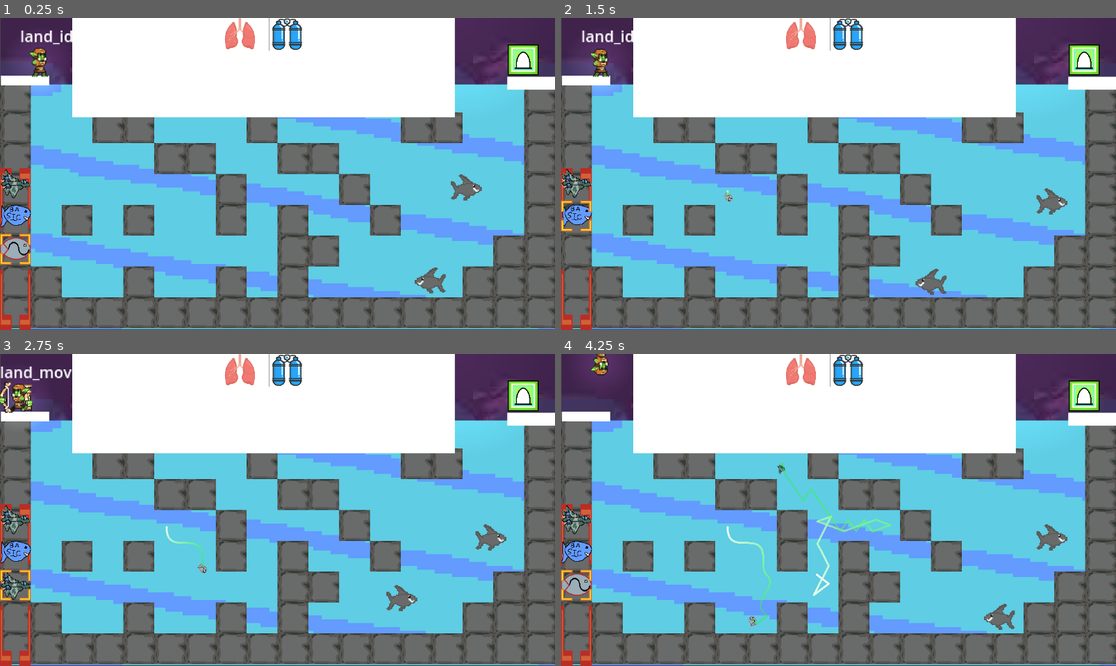
Above: before the commit, frames 1-4 (two rows, left to right).
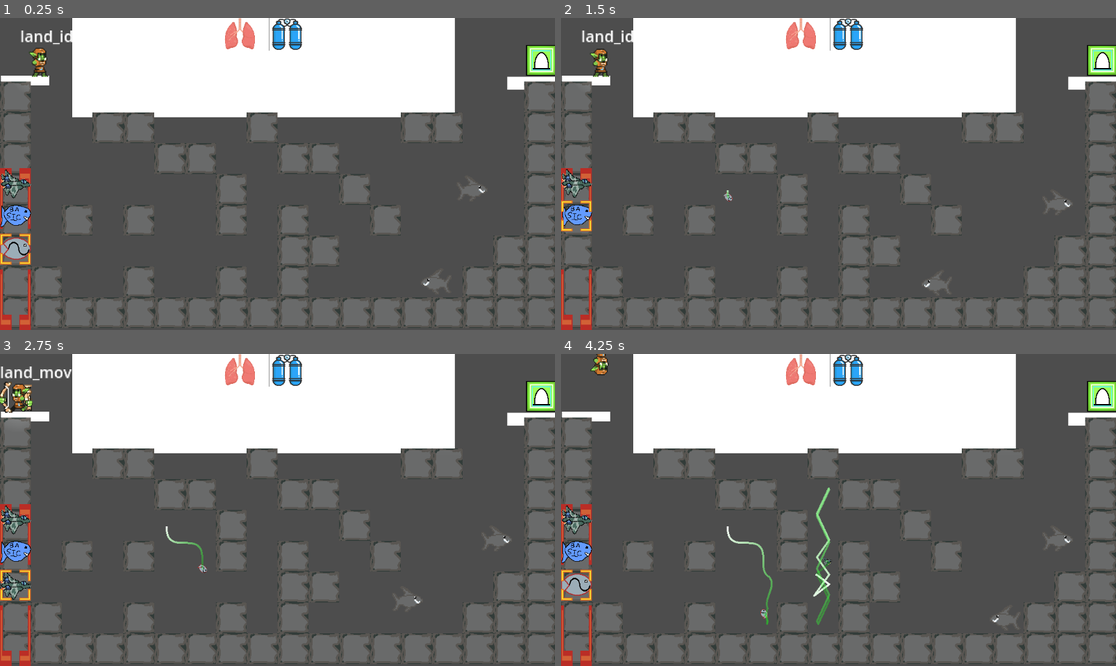
Above: after the commit, the same moments.

Repository: LuBolin/CaveDiver
Game: Godot game, scene res://levels/sandbox.tscn
Two runs of this game, one before a commit and one after it. Both use one fixed random seed, a clock stepped at 60 frames per second and the inputs below.
Inputs (mouse positions are in pixels of both pictures, inside the frame that each line leads up to):
- Up to frame 1 (0.25 s): no input
- Up to frame 2 (1.5 s): tap Enter at 0.5 s; drag from (577, 248) to (838, 208) at 0.52 s; drag from (727, 189) to (838, 208) at 1.27 s
- Up to frame 3 (2.75 s): move the mouse to (333, 441) at 2.02 s; hold A (move_left) from 2.03 s (still down); tap 3 at 2.1 s
- Up to frame 4 (4.25 s): release A (move_left) at 2.75 s; drag from (810, 572) to (1049, 541) at 2.77 s; move the mouse to (1005, 556) at 3.52 s; hold D (move_right) from 3.53 s (still down); tap 2 at 3.6 s; tap Space (jump) at 3.77 s

The runs differ from the first frame. In frame 1, 47% of the frame differs, in the area x 0-100%, y 0-100%; in frame 2, 47%; in frame 3, 46%; in frame 4, 47%.
Error after the commit: Cannot call method 'overlaps_area' on a null value. (res://objects/player/Player.gd:49)

Commit message:
hot-cold update

Diff:
--- a/levels/sandbox.tscn
+++ b/levels/sandbox.tscn
@@ -32,71 +32,72 @@
 [node name="Misc" type="Node2D" parent="."]
 
 [node name="Background" type="Sprite2D" parent="Misc"]
+visible = false
 position = Vector2(1.49997, -7.00003)
 scale = Vector2(4.53937, 3.32323)
 texture = ExtResource("1_o2xs0")
 
 [node name="Camera2D" type="Camera2D" parent="Misc"]
 
-[node name="Waters_Area" type="Area2D" parent="."]
+[node name="World" type="Node2D" parent="."]
+
+[node name="Background" type="Sprite2D" parent="World"]
+visible = false
+position = Vector2(1.5, 68.0001)
+scale = Vector2(18.0156, 7.9375)
+texture = ExtResource("1_1w25g")
+
+[node name="Water_Area" type="Area2D" parent="World"]
 position = Vector2(0, 100)
 collision_mask = 2
 script = ExtResource("3_hlkok")
 
-[node name="Background" type="Sprite2D" parent="Waters_Area"]
-position = Vector2(1.5, -31.9999)
-scale = Vector2(18.0156, 7.9375)
-texture = ExtResource("1_1w25g")
-
-[node name="CollisionShape2D" type="CollisionShape2D" parent="Waters_Area"]
+[node name="CollisionShape2D" type="CollisionShape2D" parent="World/Water_Area"]
 position = Vector2(0, -31)
 shape = SubResource("RectangleShape2D_ia8c6")
 
-[node name="Waters" type="TileMap" parent="."]
+[node name="Terrain" type="StaticBody2D" parent="World"]
+position = Vector2(-524, -194)
+
+[node name="CollisionShape2D" type="CollisionShape2D" parent="World/Terrain"]
+shape = SubResource("RectangleShape2D_plha0")
+debug_color = Color(0.584314, 0.294118, 0, 0.419608)
+
+[node name="MeshInstance2D" type="MeshInstance2D" parent="World/Terrain"]
+mesh = SubResource("QuadMesh_rwhld")
+
+[node name="MeshInstance2D2" type="MeshInstance2D" parent="World/Terrain"]
+position = Vector2(495, -41.5)
+scale = Vector2(7.94, 11.75)
+mesh = SubResource("QuadMesh_rwhld")
+
+[node name="MeshInstance2D3" type="MeshInstance2D" parent="World/Terrain"]
+position = Vector2(1052, 6)
+scale = Vector2(1.0275, 1.35)
+mesh = SubResource("QuadMesh_rwhld")
+
+[node name="CollisionShape2D2" type="CollisionShape2D" parent="World/Terrain"]
+position = Vector2(494.5, -42)
+shape = SubResource("RectangleShape2D_yvpmd")
+debug_color = Color(0.419608, 0.231373, 0.0392157, 0.419608)
+
+[node name="CollisionShape2D3" type="CollisionShape2D" parent="World/Terrain"]
+position = Vector2(1051, 8)
+shape = SubResource("RectangleShape2D_in1fv")
+debug_color = Color(0.278431, 0.137255, 0.0470588, 0.419608)
+
+[node name="Tilemap" type="TileMap" parent="World"]
 tile_set = ExtResource("2_vbfiw")
 format = 2
 layer_0/tile_data = PackedInt32Array(-65545, 3, 0, -9, 3, 0, 65527, 3, 0, 131063, 3, 0, 196599, 3, 0, 262135, 3, 0, 327 …(693 unchanged characters)…
 
-[node name="Land" type="StaticBody2D" parent="."]
-position = Vector2(-524, -194)
-
-[node name="CollisionShape2D" type="CollisionShape2D" parent="Land"]
-shape = SubResource("RectangleShape2D_plha0")
-debug_color = Color(0.584314, 0.294118, 0, 0.419608)
-
-[node name="MeshInstance2D" type="MeshInstance2D" parent="Land"]
-mesh = SubResource("QuadMesh_rwhld")
-
-[node name="MeshInstance2D2" type="MeshInstance2D" parent="Land"]
-position = Vector2(495, -41.5)
-scale = Vector2(7.94, 11.75)
-mesh = SubResource("QuadMesh_rwhld")
-
-[node name="MeshInstance2D3" type="MeshInstance2D" parent="Land"]
-position = Vector2(1052, 6)
-scale = Vector2(1.0275, 1.35)
-mesh = SubResource("QuadMesh_rwhld")
-
-[node name="CollisionShape2D2" type="CollisionShape2D" parent="Land"]
-position = Vector2(494.5, -42)
-shape = SubResource("RectangleShape2D_yvpmd")
-debug_color = Color(0.419608, 0.231373, 0.0392157, 0.419608)
-
-[node name="CollisionShape2D3" type="CollisionShape2D" parent="Land"]
-position = Vector2(1051, 8)
-shape = SubResource("RectangleShape2D_in1fv")
-debug_color = Color(0.278431, 0.137255, 0.0470588, 0.419608)
-
-[node name="Darkness" type="DirectionalLight2D" parent="."]
-visible = false
-color = Color(0, 0, 0, 1)
-blend_mode = 2
-shadow_enabled = true
+[node name="Escape" parent="World" instance=ExtResource("8_xe23b")]
+position = Vector2(548, -236)
 
 [node name="Entities" type="Node2D" parent="."]
 
 [node name="Shark" parent="Entities" instance=ExtResource("5_iqw21")]
-position = Vector2(167, 229)
+position = Vector2(179, 231)
 
 [node name="Shark" parent="Entities/Shark" index="0"]
 speed = 100.0
@@ -105,7 +106,7 @@
 points = PackedVector2Array(173, -3, 0, 0, 157, -70)
 
 [node name="Shark2" parent="Entities" instance=ExtResource("5_iqw21")]
-position = Vector2(291, -25)
+position = Vector2(303, -23)
 
 [node name="Shark" parent="Entities/Shark2" index="0"]
 speed = 500.0
@@ -113,9 +114,6 @@
 [node name="PatrolRoute" parent="Entities/Shark2" index="1"]
 points = PackedVector2Array(0, 0, 150, 86)
 closed = false
-
-[node name="Escape" parent="Entities" instance=ExtResource("8_xe23b")]
-position = Vector2(510, -237)
 
 [node name="PointLight2D" type="PointLight2D" parent="Entities"]
 position = Vector2(373, -323)
@@ -129,6 +127,13 @@
 [node name="AmmoPouch" parent="Player/CanvasLayer" index="0"]
 initial_fishes = Array[PackedScene]([ExtResource("5_v5wh8"), ExtResource("6_gsmd7"), ExtResource("7_0wkr4")])
 
+[node name="Darkness" type="DirectionalLight2D" parent="."]
+visible = false
+color = Color(0, 0, 0, 1)
+energy = 0.5
+blend_mode = 2
+shadow_enabled = true
+
 [editable path="Entities/Shark"]
 [editable path="Entities/Shark2"]
 [editable path="Player"]
--- a/objects/fish/FishTypes/FishTypeJet.gd
+++ b/objects/fish/FishTypes/FishTypeJet.gd
@@ -9,7 +9,7 @@
 var multiplier : float = 10
 var decayRate : float = 0.99
 func move_function(velocity : Vector2, delta) -> Vector2:
-	multiplier = multiplier * decayRate
+	multiplier = multiplier * (decayRate ** (1.0-delta))
 	return velocity * multiplier
 
 ## Define what should be done on collision with a KinematicCollision2D object
--- a/objects/fish/basicfish.tscn
+++ b/objects/fish/basicfish.tscn
@@ -6,9 +6,11 @@
 [ext_resource type="Texture2D" uid="uid://bbbu5tx8ems36" path="res://resources/sprites/fish-sprite-temp.png" id="3_1jc62"]
 [ext_resource type="Script" path="res://objects/fish/fish-scripts/FishSprite.gd" id="4_hr26h"]
 [ext_resource type="Script" path="res://objects/fish/fish-scripts/FishTrail.gd" id="5_0m811"]
+[ext_resource type="Texture2D" uid="uid://bteqkxejmlhbm" path="res://resources/sprites/light_circle.png" id="7_ns16v"]
+[ext_resource type="Script" path="res://objects/fish/hot-cold.gd" id="8_17f7x"]
 
 [sub_resource type="CircleShape2D" id="CircleShape2D_tup3n"]
-radius = 67.42
+radius = 64.0
 
 [sub_resource type="CanvasItemMaterial" id="CanvasItemMaterial_4ngiv"]
 light_mode = 1
@@ -43,3 +45,8 @@
 begin_cap_mode = 2
 end_cap_mode = 2
 script = ExtResource("5_0m811")
+
+[node name="OxygenLight" type="PointLight2D" parent="."]
+texture = ExtResource("7_ns16v")
+texture_scale = 5.0
+script = ExtResource("8_17f7x")
--- a/objects/fish/fish-scripts/Fish.gd
+++ b/objects/fish/fish-scripts/Fish.gd
@@ -9,6 +9,7 @@
 @export var fish_texture: Texture2D
 @export var sprite : Sprite2D
 @export var fish_trail : FishTrail
+@onready var oxygen_light: PointLight2D = $OxygenLight
 
 var live : bool
 
--- /dev/null
+++ b/objects/fish/hot-cold.gd
@@ -0,0 +1,33 @@
+extends PointLight2D
+
+# hot-cold render
+var escapes = []
+
+func _ready():
+	for i in get_tree().root.get_child(0).get_node(^'World').get_children():
+		if 'Escape' in i.name:
+			escapes.append(i)
+
+func _process(delta):
+	var min_dist = 999999
+	for e in escapes:
+		var dist = self.global_position.distance_to(e.global_position)
+		min_dist = min(dist, min_dist)
+	evaluate_hot_cold(min_dist)
+
+func evaluate_hot_cold(dist):
+	# when dist is < 50, e = 2
+	# when dist is > 300, e < 1
+	var e = 0
+	var s = 0
+	if dist < 50:
+		e = 2
+		s - 3
+	elif dist <= 300:
+		e = 2-1.1*(dist-50)/150
+		s = 3-(2*(dist-50)/150)
+	else:
+		e = 0.9*(0.99**(dist-200))
+		s = 1*(0.99**(dist-200))
+	set_energy(e)
+	set_texture_scale(s)
--- a/objects/fish/jetfish.tscn
+++ b/objects/fish/jetfish.tscn
@@ -6,9 +6,11 @@
 [ext_resource type="Texture2D" uid="uid://bbbu5tx8ems36" path="res://resources/sprites/fish-sprite-temp.png" id="3_u8x7i"]
 [ext_resource type="Script" path="res://objects/fish/fish-scripts/FishSprite.gd" id="4_ifh5f"]
 [ext_resource type="Script" path="res://objects/fish/fish-scripts/FishTrail.gd" id="5_muvhw"]
+[ext_resource type="Texture2D" uid="uid://bteqkxejmlhbm" path="res://resources/sprites/light_circle.png" id="7_vkb2f"]
+[ext_resource type="Script" path="res://objects/fish/hot-cold.gd" id="8_j73yq"]
 
 [sub_resource type="CircleShape2D" id="CircleShape2D_rhsrg"]
-radius = 67.42
+radius = 64.0
 
 [sub_resource type="CanvasItemMaterial" id="CanvasItemMaterial_ayb8a"]
 light_mode = 1
@@ -43,3 +45,8 @@
 begin_cap_mode = 2
 end_cap_mode = 2
 script = ExtResource("5_muvhw")
+
+[node name="OxygenLight" type="PointLight2D" parent="."]
+texture = ExtResource("7_vkb2f")
+texture_scale = 5.0
+script = ExtResource("8_j73yq")
--- a/objects/fish/sinusoidalfish.tscn
+++ b/objects/fish/sinusoidalfish.tscn
@@ -6,9 +6,11 @@
 [ext_resource type="Texture2D" uid="uid://bbbu5tx8ems36" path="res://resources/sprites/fish-sprite-temp.png" id="3_rf126"]
 [ext_resource type="Script" path="res://objects/fish/fish-scripts/FishSprite.gd" id="4_w2ask"]
 [ext_resource type="Script" path="res://objects/fish/fish-scripts/FishTrail.gd" id="5_vp1ec"]
+[ext_resource type="Texture2D" uid="uid://bteqkxejmlhbm" path="res://resources/sprites/light_circle.png" id="7_ep26d"]
+[ext_resource type="Script" path="res://objects/fish/hot-cold.gd" id="8_jjbsn"]
 
 [sub_resource type="CircleShape2D" id="CircleShape2D_ohq10"]
-radius = 67.42
+radius = 64.0
 
 [sub_resource type="CanvasItemMaterial" id="CanvasItemMaterial_3e1sf"]
 light_mode = 1
@@ -44,3 +46,8 @@
 begin_cap_mode = 2
 end_cap_mode = 2
 script = ExtResource("5_vp1ec")
+
+[node name="OxygenLight" type="PointLight2D" parent="."]
+texture = ExtResource("7_ep26d")
+texture_scale = 5.0
+script = ExtResource("8_jjbsn")
--- a/objects/player/Player.gd
+++ b/objects/player/Player.gd
@@ -19,7 +19,8 @@
 
 
 func _ready():
-	waters_area = get_node(^"../Waters_Area")
+	var root_node = get_tree().root.get_child(0)
+	waters_area = root_node.get_node(^'World/Water_Area')
 	state_machine.init(self)
 
 func _unhandled_input(event):
--- a/objects/player/states/State.gd
+++ b/objects/player/states/State.gd
@@ -5,7 +5,7 @@
 var animation_name: String
 @export
 var land_move_speed: float = 60
-var water_move_speed: float = 60
+var water_move_speed: float = 90
 var water_float_speed: float = 60
 var water_sink_speed: float = 200
 
--- a/objects/shark/Shark.gd
+++ b/objects/shark/Shark.gd
@@ -49,9 +49,9 @@
 	self.set_linear_velocity(to_travel.normalized() * speed)
 
 
-
 func _on_kill_zone_body_entered(body):
 	if body == self:
 		return
-	print(body)
+	if body is Fish:
+		body.die()
 	#body.queue_free()
Not shown: 1 places in objects/fish/basicfish.tscn that only renumber resources
Not shown: 1 places in objects/fish/jetfish.tscn that only renumber resources
Not shown: 1 places in objects/fish/sinusoidalfish.tscn that only renumber resources
